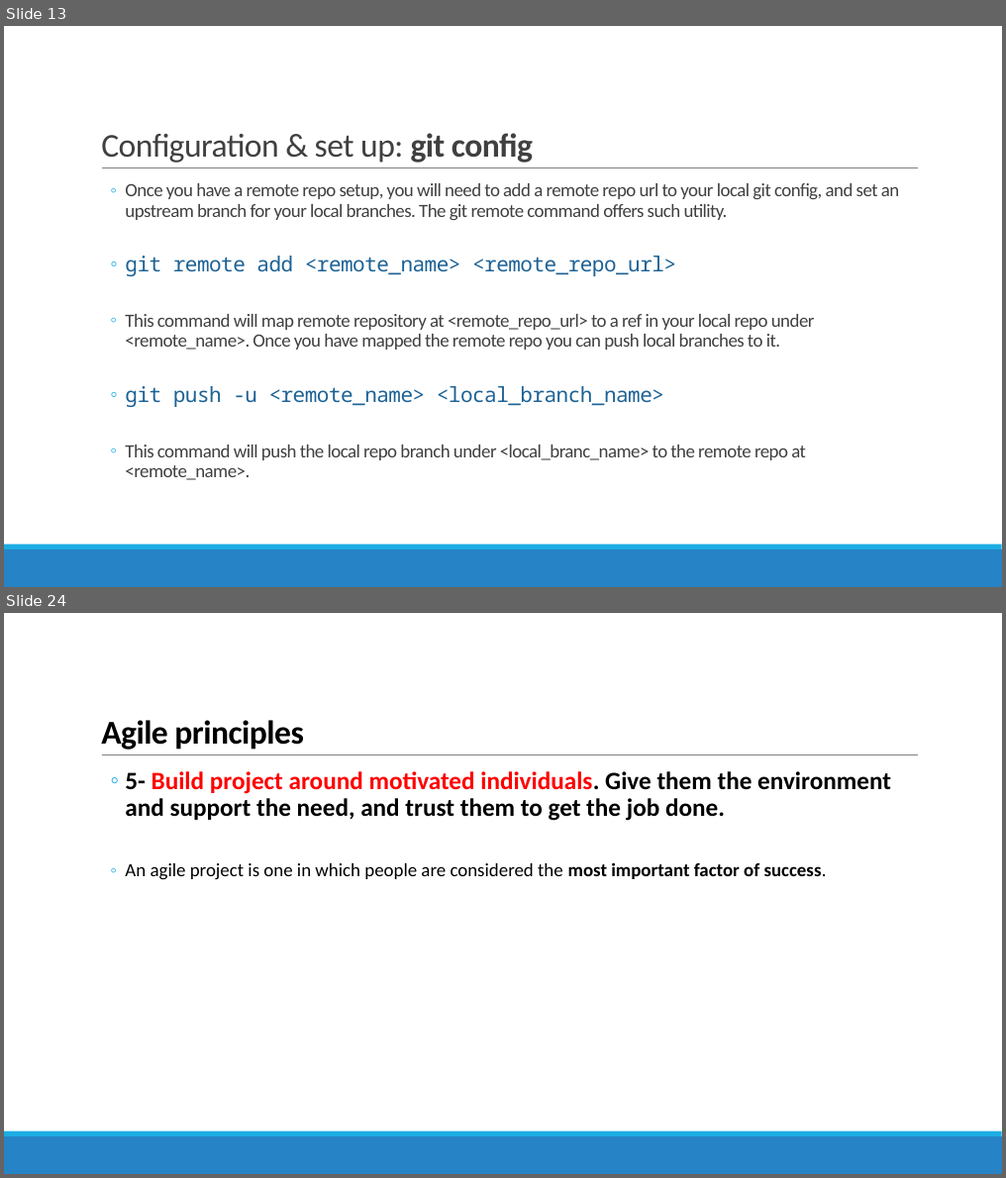
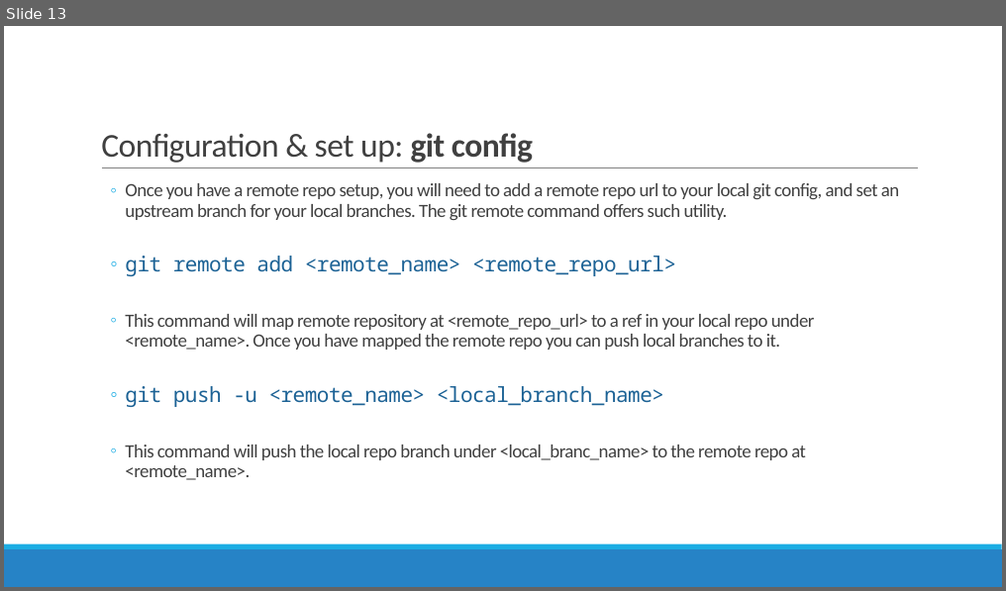
Before and after one commit to reza-arjmandi/Agile-Software-Development-Course, a slide deck: session1/Version Control.pptx. Shown one above the other, each under a label of ours: slides 13 and 24 before the commit, slide 13 after it; the slides between them are not shown. The pictures are 1006x1178 and 1006x591 pixels, drawn with LibreOffice and Linux fonts; fonts in the diff are those of the drawing. Boxes give left, top, right and bottom in pixels: in the first picture for what was removed or moved away, otherwise in the second. Text is boxed around its words. In the diff, an @@ line names an element or a change of style, - is before the commit and + after.

```diff
--- a/session1/Version Control.pptx
+++ b/session1/Version Control.pptx
@@ slide 24 removed at bbox=[4, 613, 1002, 1174], background #FFFFFF; not listed: 3 template elements that a slide beside it also shows @@
@@ title removed at bbox=[101, 720, 303, 750] @@
-Agile principles
@@ text removed at bbox=[125, 771, 891, 880] @@
-  ◦ 5- Build project around motivated individuals. Give them the environment and support the need, and trust them to get the job done.
-  ◦ An agile project is one in which people are considered the most important factor of success.
```
Also in this commit, not shown: 17 other slides removed, 1 other file.
